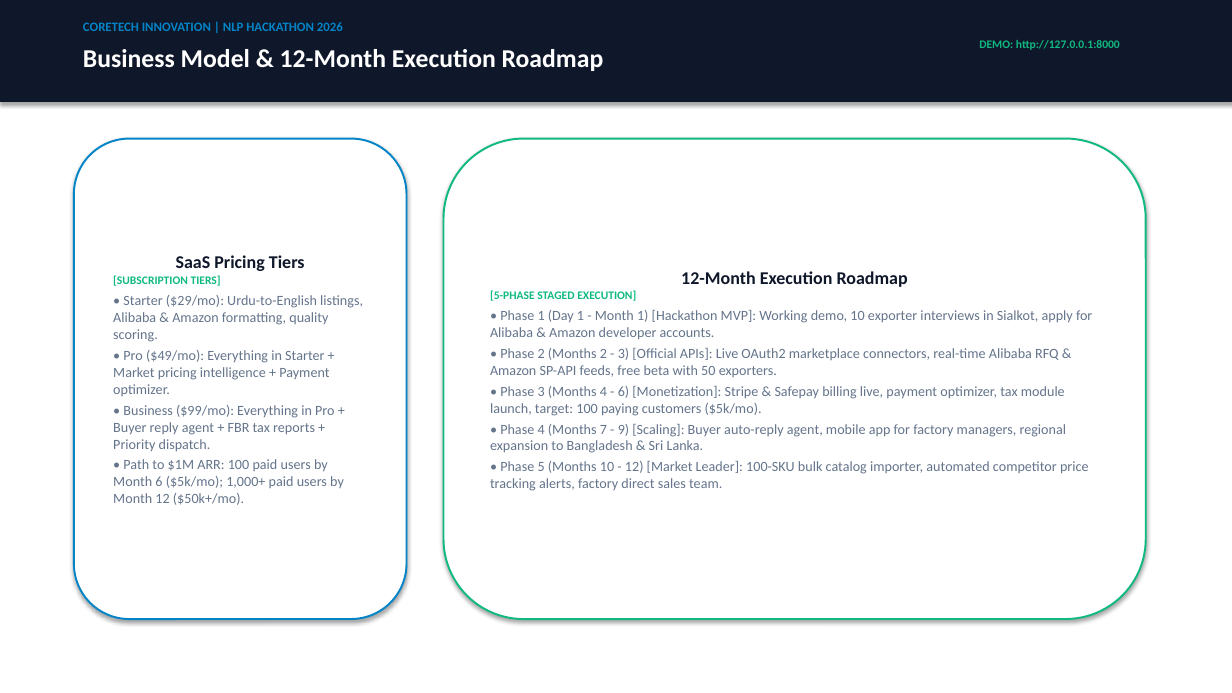
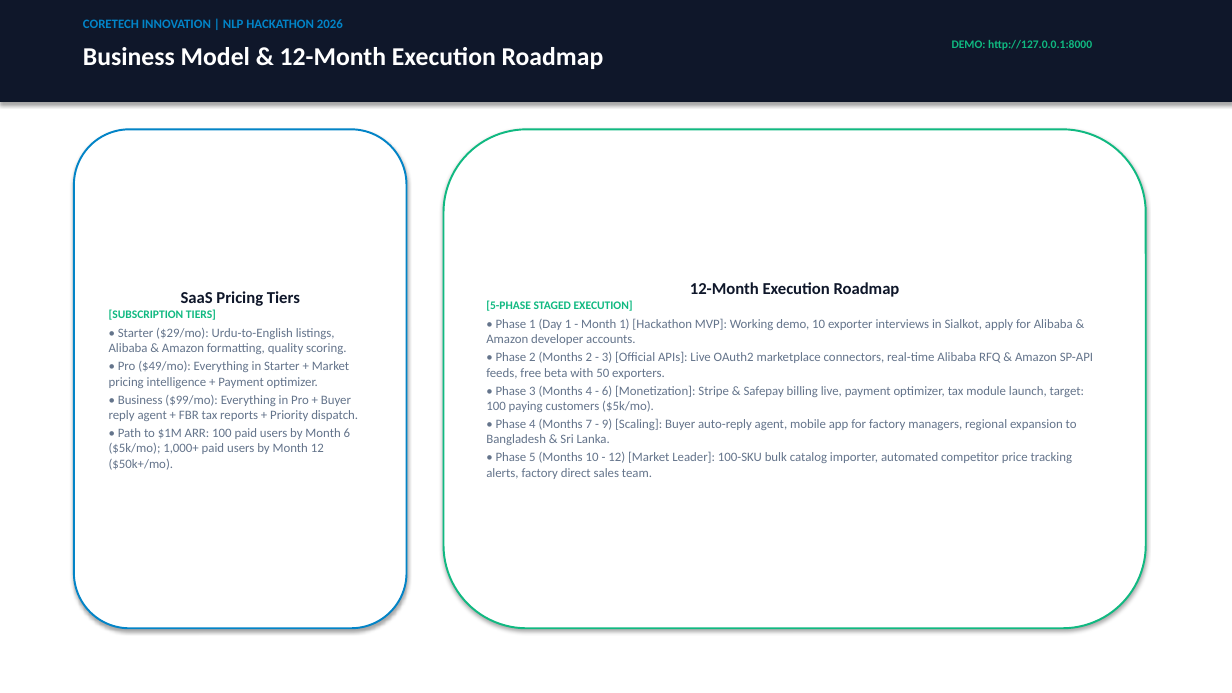
Before and after one commit to shahzaibswe/ai-export-manager, a slide deck: slide 14 of AI_Export_Manager_Hackathon_Presentation.pptx (slide 11 before the commit). Drawn at 1232x693 pixels with LibreOffice and Linux fonts; fonts in the diff are those of the drawing. Boxes give left, top, right and bottom in pixels: in the first picture for what was removed or moved away, otherwise in the second. Text is boxed around its words. In the diff, an @@ line names an element or a change of style, - is before the commit and + after.

Commit message:
feat: embed real screenshots and architecture diagrams into PowerPoint deck

```diff
--- a/AI_Export_Manager_Hackathon_Presentation.pptx
+++ b/AI_Export_Manager_Hackathon_Presentation.pptx
@@ text "DEMO: http://127.0.0.1:8000": place and size @@
-text "DEMO: http://127.0.0.1:8000" at [979, 40, 1120, 50]
+text "DEMO: http://127.0.0.1:8000" at [952, 40, 1092, 50]
@@ rounded rectangle "SaaS Pricing Tiers": place and size @@
-rounded rectangle "SaaS Pricing Tiers" at [74, 139, 407, 619]
+rounded rectangle "SaaS Pricing Tiers" at [74, 129, 407, 628]
@@ rounded rectangle "SaaS Pricing Tiers" at [74, 129, 407, 628]: size 14 to 13 pt in "SaaS Pricing Tiers"; size 11 to 10 pt; less space between paragraphs @@
@@ rounded rectangle "12-Month Execution Roadmap": place and size @@
-rounded rectangle "12-Month Execution Roadmap" at [444, 139, 1146, 619]
+rounded rectangle "12-Month Execution Roadmap" at [444, 129, 1146, 628]
@@ rounded rectangle "12-Month Execution Roadmap" at [444, 129, 1146, 628]: size 14 to 13 pt in "12-Month Execution Roadmap"; size 11 to 10 pt; less space between paragraphs @@
```
Also in this commit, not shown: 9 other slides changed, 5 slides added, 5 slides removed, 10 other files.
